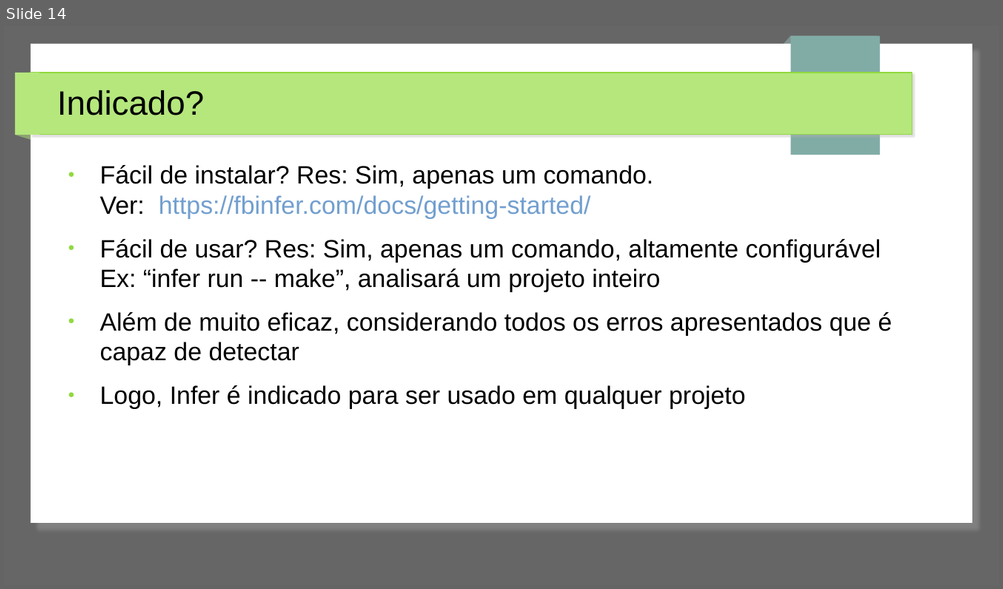
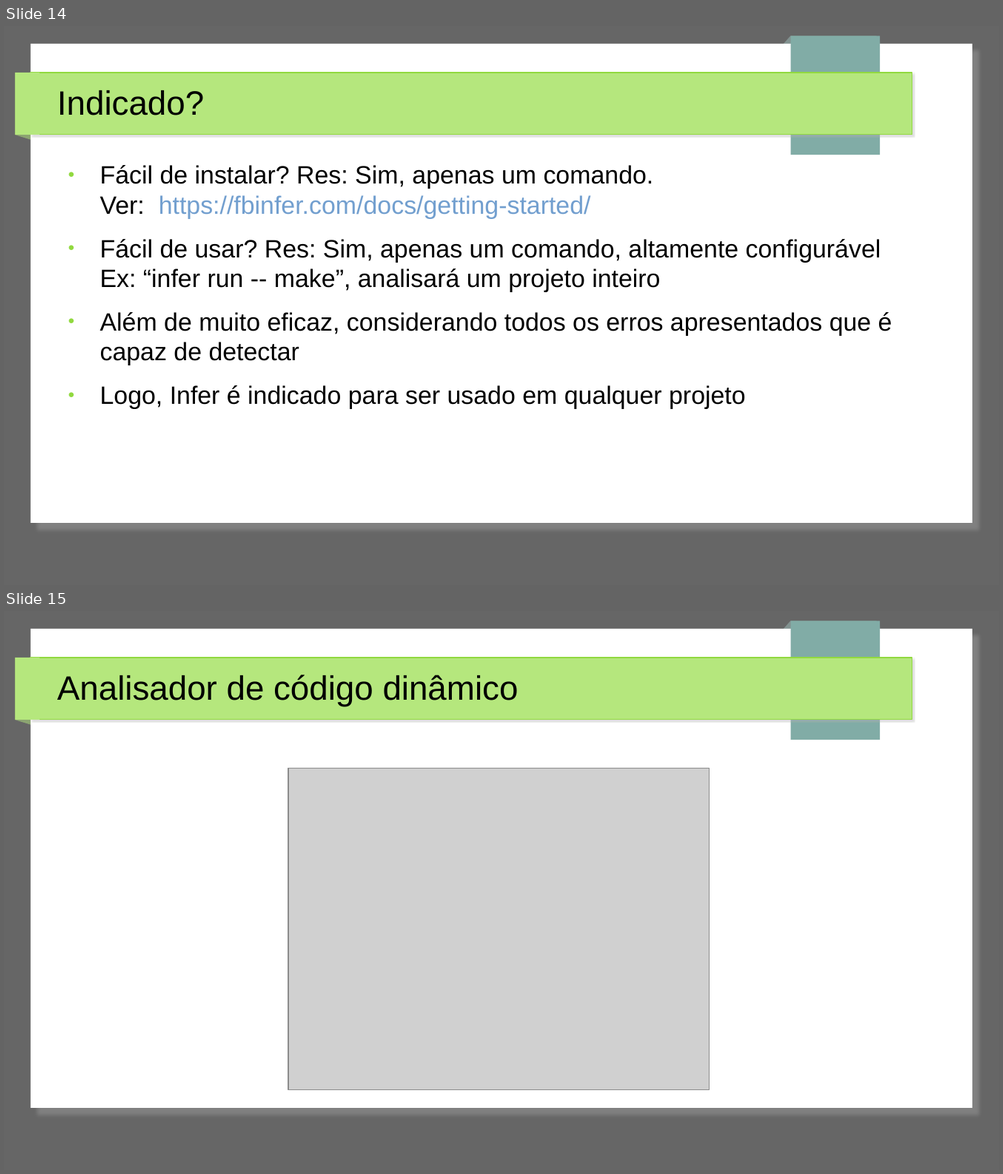
Before and after one commit to jpantonow/SB-T1-ANALISADORES, a slide deck: Slides.odp. Shown one above the other, each under a label of ours: slide 14 before the commit, slides 14 and 15 after it. The pictures are 1003x589 and 1003x1174 pixels, drawn with LibreOffice and Linux fonts; fonts in the diff are those of the drawing; grey boxes stand for pictures. Boxes give left, top, right and bottom in pixels: in the first picture for what was removed or moved away, otherwise in the second. Text is boxed around its words. In the diff, an @@ line names an element or a change of style, - is before the commit and + after.

```diff
--- a/Slides.odp
+++ b/Slides.odp
@@ slide 15 added at (4, 611, 999, 1170), background #666666; not listed: 7 template elements that a slide beside it also shows @@
@@ title added at (57, 675, 518, 706), 27 pt, text #000000 @@
+Analisador de código dinâmico
@@ picture added at (288, 769, 709, 1091) @@
```
Also in this commit, not shown: 8 other slides added.
